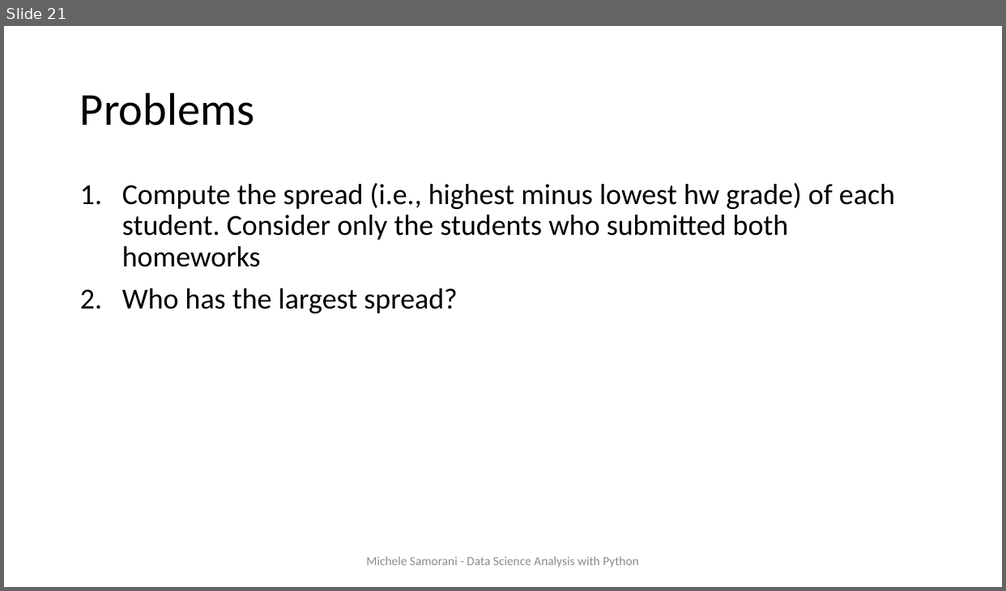
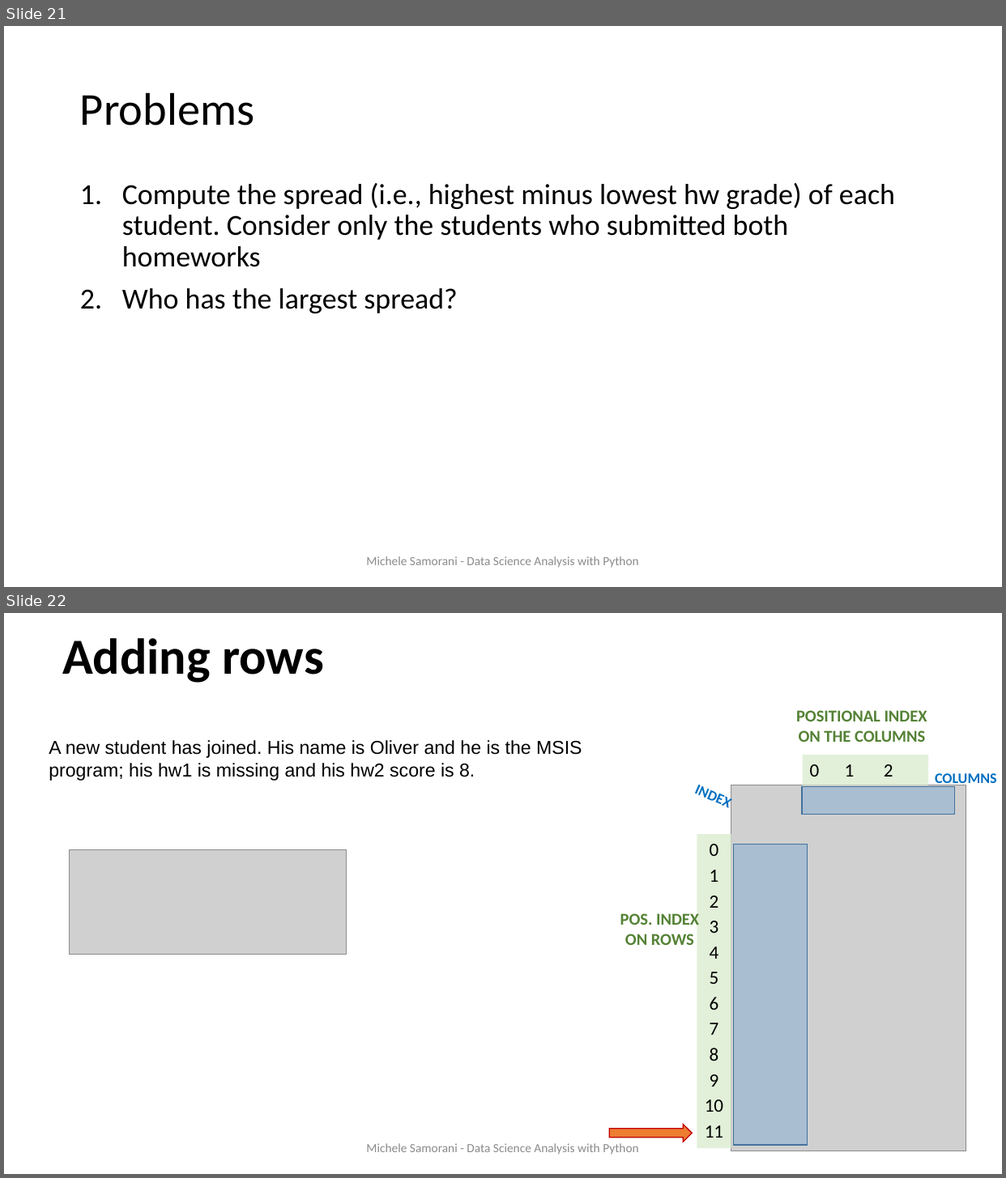
Before and after one commit to samorani/Data-Science-Analysis-with-Python, a slide deck: Module 4 -- pandas.DataFrame/Module 4 DataFrame.pptx. Shown one above the other, each under a label of ours: slide 21 before the commit, slides 21 and 22 after it. The pictures are 1006x591 and 1006x1178 pixels, drawn with LibreOffice and Linux fonts; fonts in the diff are those of the drawing; grey boxes stand for pictures. Boxes give left, top, right and bottom in pixels: in the first picture for what was removed or moved away, otherwise in the second. Text is boxed around its words. In the diff, an @@ line names an element or a change of style, - is before the commit and + after.

```diff
--- a/Module 4 -- pandas.DataFrame/Module 4 DataFrame.pptx
+++ b/Module 4 -- pandas.DataFrame/Module 4 DataFrame.pptx
@@ slide 22 added at (x1=4, y1=613, x2=1002, y2=1174), background #FFFFFF @@
@@ title added at (x1=62, y1=638, x2=324, y2=683), 48.6 pt, text #000000, bold @@
+Adding rows
@@ text added at (x1=796, y1=710, x2=927, y2=742), 16 pt, text #548235, bold @@
+POSITIONAL INDEX
+ON THE COLUMNS
@@ text added at (x1=49, y1=740, x2=582, y2=781), 18 pt, text #000000 @@
+A new student has joined. His name is Oliver and he is the MSIS program; his hw1 is missing and his hw2 score is 8.
@@ rectangle added at (x1=803, y1=756, x2=929, y2=786), fill #E2F0D9, 18 pt, text #000000 @@
+0 1 2
@@ text added at (x1=684, y1=774, x2=744, y2=819), 14 pt, text #0070C0, bold @@
+INDEX
@@ text added at (x1=935, y1=773, x2=997, y2=787), 14 pt, text #0070C0, bold @@
+COLUMNS
@@ picture added at (x1=731, y1=786, x2=966, y2=1152) @@
@@ rectangle added at (x1=802, y1=786, x2=955, y2=815), fill #5B9BD5 at 33% opacity, outline #43739E 1 pt @@
@@ picture added at (x1=69, y1=850, x2=346, y2=954) @@
@@ rectangle added at (x1=697, y1=835, x2=731, y2=1149), fill #E2F0D9, 18 pt, text #000000 @@
+0
+1
+2
+3
+4
+5
+6
+7
+8
+9
+10
+11
@@ rectangle added at (x1=734, y1=845, x2=808, y2=1145), fill #5B9BD5 at 33% opacity, outline #43739E 1 pt @@
@@ text added at (x1=620, y1=914, x2=699, y2=945), 16 pt, text #548235, bold @@
+POS. INDEX
+ON ROWS
@@ text added at (x1=366, y1=1144, x2=638, y2=1155), 12 pt, text #8C8C8C @@
+Michele Samorani - Data Science Analysis with Python
@@ right arrow added at (x1=610, y1=1124, x2=692, y2=1142), fill #ED7D31, outline #C00000 1 pt @@
```
Also in this commit, not shown: 3 other slides added, 2 other files.
